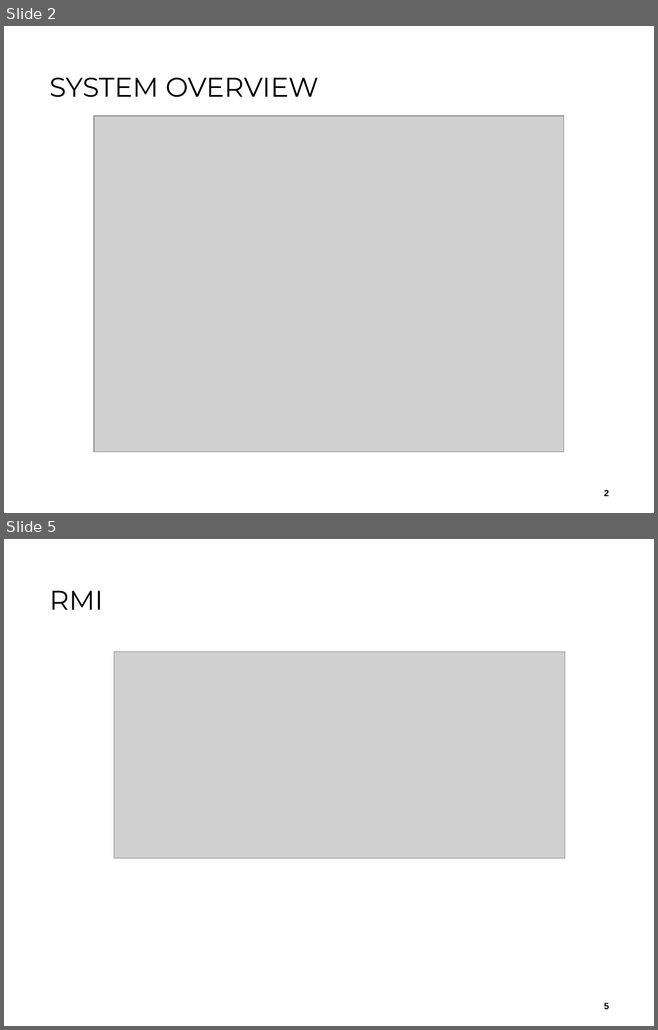
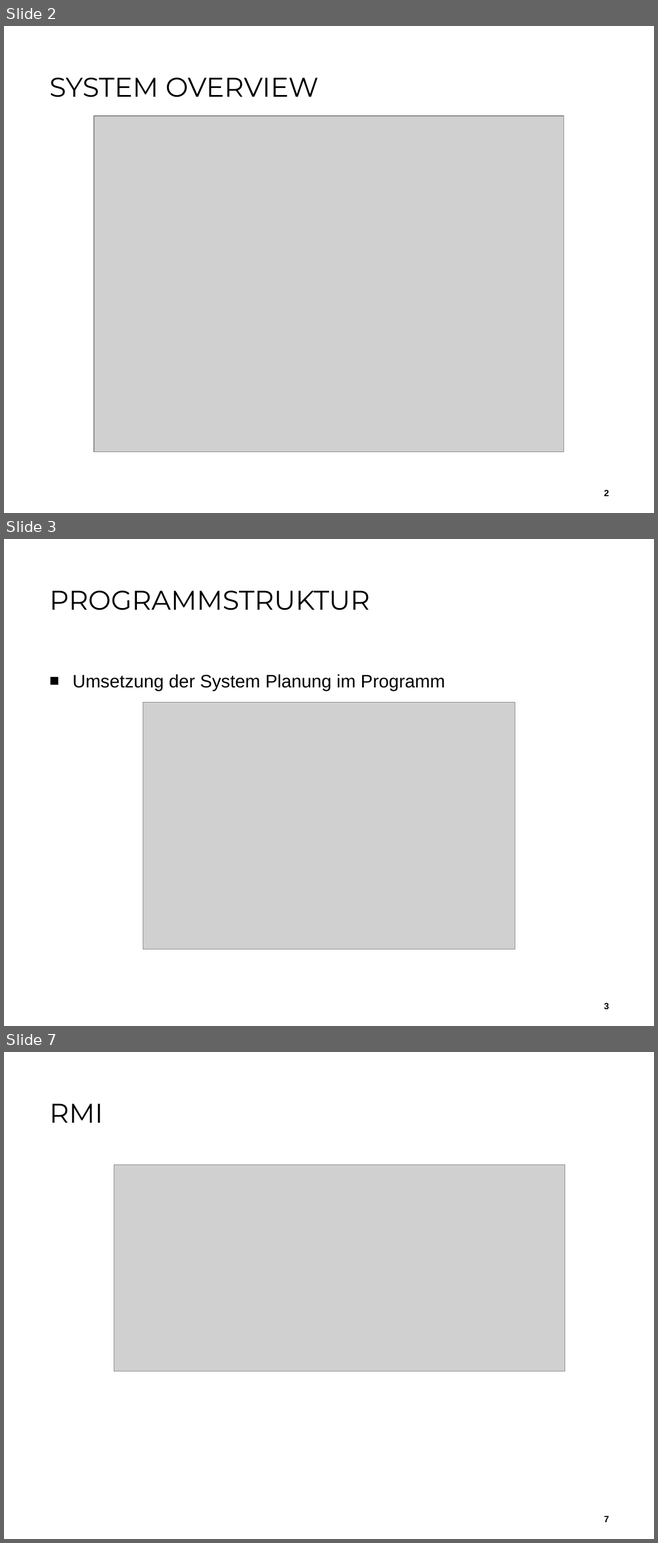
Before and after one commit to aistleithnera/258321_DKE_PR, a slide deck: Dokumente/Zwischenpräsentation Implementierung/Implementierung_Zwischenpraesentation.pptx. Shown one above the other, each under a label of ours: slides 2 and 5 before the commit, slides 2, 3 and 7 after it; the slides between them are not shown. The pictures are 658x1030 and 658x1543 pixels, drawn with LibreOffice and Linux fonts; fonts in the diff are those of the drawing; grey boxes stand for pictures; background and template pictures are left out. Boxes give left, top, right and bottom in pixels: in the first picture for what was removed or moved away, otherwise in the second. Text is boxed around its words. In the diff, an @@ line names an element or a change of style, - is before the commit and + after.

```diff
--- a/Dokumente/Zwischenpräsentation Implementierung/Implementierung_Zwischenpraesentation.pptx
+++ b/Dokumente/Zwischenpräsentation Implementierung/Implementierung_Zwischenpraesentation.pptx
@@ slide 3 added at bbox=[4, 539, 654, 1026], background #FFFFFF @@
@@ title added at bbox=[49, 591, 369, 610], 30 pt, text #000000 @@
+PROGRAMMSTRUKTUR
@@ text added at bbox=[72, 674, 445, 691], 20 pt, text #000000 @@
+■ Umsetzung der System Planung im Programm
@@ picture added at bbox=[143, 702, 515, 949] @@
@@ page number added at bbox=[604, 1003, 609, 1009], 10 pt, text #000000, bold @@
+3
@@ what was slide 5 is now slide 7 @@
@@ page number at bbox=[604, 1516, 609, 1522]: text changed @@
-5
+7
```
Also in this commit, not shown: 3 other slides added, 2 slides removed.
